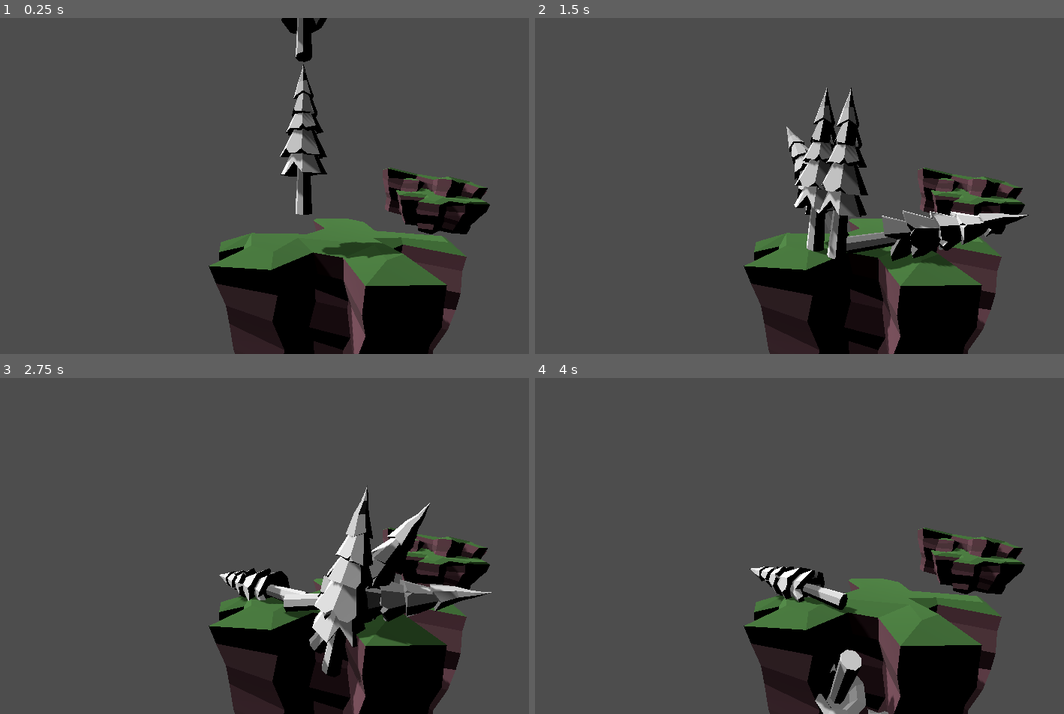
Above: before the commit, frames 1-4 (two rows, left to right).
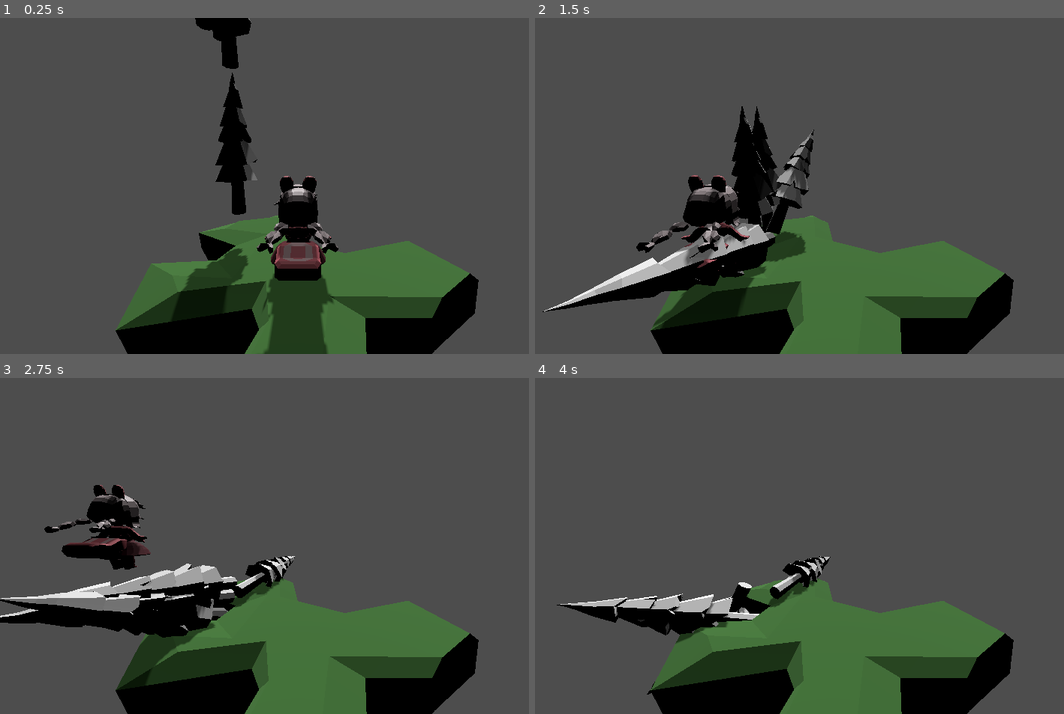
Above: after the commit, the same moments.

Repository: cjamierun/milestone
Game: Godot game, scene res://test_scene_alpha.tscn
Two runs of this game, one before a commit and one after it. Both use one fixed random seed, a clock stepped at 60 frames per second and the inputs below.
Inputs:
- Up to frame 1 (0.25 s): no input
- Up to frame 2 (1.5 s): tap Enter (ui_accept) at 0.5, 0.6, 0.77, 1.07, 1.35 s; hold Right (move_right, bound only after the commit) 0.53-1.28 s; hold Down (move_backward, bound only after the commit) from 1.28 s (still down)
- Up to frame 3 (2.75 s): tap Enter (ui_accept) at 1.52, 1.82, 2.1 s; release Down (move_backward, bound only after the commit) at 2.03 s; hold Right (move_right, bound only after the commit) from 2.03 s (still down)
- Up to frame 4 (4 s): release Right (move_right, bound only after the commit) at 2.78 s; hold Up (move_forward, bound only after the commit) 2.78-3.53 s; tap Enter (ui_accept) at 2.85, 3.02, 3.32, 3.6, 3.77 s; hold Left (move_left, bound only after the commit) from 3.53 s (still down)

The runs differ from the first frame. In frame 1, 25% of the frame differs, in the area x 21-93%, y 0-100%; in frame 2, 31%, in the area x 1-94%, y 20-100%; in frame 3, 31%; in frame 4, 23%.

Commit message:
ADD primitive player scene and move script

Diff:
--- /dev/null
+++ b/player_scene.tscn
@@ -0,0 +1,24 @@
+[gd_scene load_steps=4 format=3 uid="uid://dqlpqktnb8snb"]
+
+[ext_resource type="PackedScene" uid="uid://cjfmss3ly48i7" path="res://assets/character models/character_valerie_chibi_1.glb" id="1_8vbi2"]
+[ext_resource type="Script" path="res://scripts/player_movement.gd" id="1_bnsoc"]
+
+[sub_resource type="CapsuleShape3D" id="CapsuleShape3D_2uyp4"]
+radius = 0.8
+height = 3.4
+
+[node name="Player Test Character" type="Node3D"]
+
+[node name="CharacterBody3D" type="CharacterBody3D" parent="."]
+script = ExtResource("1_bnsoc")
+
+[node name="CollisionShape3D" type="CollisionShape3D" parent="CharacterBody3D"]
+transform = Transform3D(1, 0, 0, 0, 1, 0, 0, 0, 1, 0, 1.62139, 0)
+shape = SubResource("CapsuleShape3D_2uyp4")
+
+[node name="character_valerie_chibi_1" parent="CharacterBody3D/CollisionShape3D" instance=ExtResource("1_8vbi2")]
+transform = Transform3D(1, 0, 0, 0, 1, 0, 0, 0, 1, 0.032946, -1.62139, -0.122824)
+
+[node name="Camera3D" type="Camera3D" parent="."]
+transform = Transform3D(-1, -1.54812e-08, 8.60411e-08, 0, 0.984196, 0.177085, -8.74228e-08, 0.177085, -0.984196, 0, 4.682, -5.744)
+fov = 85.0
--- a/project.godot
+++ b/project.godot
@@ -26,3 +26,31 @@
 [filesystem]
 
 import/fbx/enabled=false
+
+[input]
+
+move_left={
+"deadzone": 0.5,
+"events": [Object(InputEventKey,"resource_local_to_scene":false,"resource_name":"","device":-1,"window_id":0,"alt_pressed":false,"shift_pressed":false,"ctrl_pressed":false,"meta_pressed":false,"pressed":false,"keycode":0,"physical_keycode":4194319,"key_label":0,"unicode":0,"echo":false,"script":null)
+]
+}
+move_right={
+"deadzone": 0.5,
+"events": [Object(InputEventKey,"resource_local_to_scene":false,"resource_name":"","device":-1,"window_id":0,"alt_pressed":false,"shift_pressed":false,"ctrl_pressed":false,"meta_pressed":false,"pressed":false,"keycode":0,"physical_keycode":4194321,"key_label":0,"unicode":0,"echo":false,"script":null)
+]
+}
+move_forward={
+"deadzone": 0.5,
+"events": [Object(InputEventKey,"resource_local_to_scene":false,"resource_name":"","device":-1,"window_id":0,"alt_pressed":false,"shift_pressed":false,"ctrl_pressed":false,"meta_pressed":false,"pressed":false,"keycode":0,"physical_keycode":4194320,"key_label":0,"unicode":0,"echo":false,"script":null)
+]
+}
+move_backward={
+"deadzone": 0.5,
+"events": [Object(InputEventKey,"resource_local_to_scene":false,"resource_name":"","device":-1,"window_id":0,"alt_pressed":false,"shift_pressed":false,"ctrl_pressed":false,"meta_pressed":false,"pressed":false,"keycode":0,"physical_keycode":4194322,"key_label":0,"unicode":0,"echo":false,"script":null)
+]
+}
+jump={
+"deadzone": 0.5,
+"events": [Object(InputEventKey,"resource_local_to_scene":false,"resource_name":"","device":-1,"window_id":0,"alt_pressed":false,"shift_pressed":false,"ctrl_pressed":false,"meta_pressed":false,"pressed":false,"keycode":0,"physical_keycode":32,"key_label":0,"unicode":32,"echo":false,"script":null)
+]
+}
--- /dev/null
+++ b/scripts/player_movement.gd
@@ -0,0 +1,31 @@
+extends CharacterBody3D
+
+
+const SPEED = 5.0
+const JUMP_VELOCITY = 4.5
+
+# Get the gravity from the project settings to be synced with RigidBody nodes.
+var gravity = ProjectSettings.get_setting("physics/3d/default_gravity")
+
+
+func _physics_process(delta):
+	# Add the gravity.
+	if not is_on_floor():
+		velocity.y -= gravity * delta
+
+	# Handle Jump.
+	if Input.is_action_just_pressed("ui_accept") and is_on_floor():
+		velocity.y = JUMP_VELOCITY
+
+	# Get the input direction and handle the movement/deceleration.
+	# As good practice, you should replace UI actions with custom gameplay actions.
+	var input_dir = Input.get_vector("move_left", "move_right", "move_forward", "move_backward")
+	var direction = (transform.basis * Vector3(input_dir.x, 0, input_dir.y)).normalized()
+	if direction:
+		velocity.x = direction.x * SPEED
+		velocity.z = direction.z * SPEED
+	else:
+		velocity.x = move_toward(velocity.x, 0, SPEED)
+		velocity.z = move_toward(velocity.z, 0, SPEED)
+
+	move_and_slide()
--- a/test_scene_alpha.tscn
+++ b/test_scene_alpha.tscn
@@ -1,8 +1,9 @@
-[gd_scene load_steps=7 format=3 uid="uid://ces0w5d41a28d"]
+[gd_scene load_steps=8 format=3 uid="uid://ces0w5d41a28d"]
 
 [ext_resource type="PackedScene" uid="uid://dhakcy2l7yc0v" path="res://assets/woodland set/woodland_cliff_1.glb" id="2_15cx1"]
 [ext_resource type="PackedScene" uid="uid://bi2pcr66jwqtj" path="res://assets/woodland set/woodland_spruce_1.gltf" id="2_pol35"]
 [ext_resource type="PackedScene" uid="uid://51wv4jydn3ha" path="res://assets/woodland set/woodland_cliff_1_cluster.glb" id="3_k8m7v"]
+[ext_resource type="PackedScene" uid="uid://dqlpqktnb8snb" path="res://player_scene.tscn" id="4_glfgp"]
 
 [sub_resource type="ConvexPolygonShape3D" id="ConvexPolygonShape3D_tb5r8"]
 points = PackedVector3Array(0.75881, 1, 0, 1, -1, 0, 0.536413, 1, -0.536609, 0.536413, 1, 0.536413, 0.70693, -1, 0.7069 …(206 unchanged characters)…
@@ -19,10 +20,6 @@
 shadow_enabled = true
 shadow_opacity = 0.74
 shadow_blur = 2.0
-
-[node name="Camera3D" type="Camera3D" parent="."]
-transform = Transform3D(-0.109658, 0.0117106, 0.9939, 0.00128425, 0.999932, -0.01164, -0.993969, 1.15441e-10, -0.109665, 8.8842, 5.83256, -0.810401)
-fov = 76.9629
 
 [node name="Collideable tree" type="RigidBody3D" parent="."]
 transform = Transform3D(1, 0, 0, 0, 1, 0, 0, 0, 1, 0, 5.08458, 0)
@@ -78,6 +75,9 @@
 [node name="woodland_cliff_1_cluster" parent="." instance=ExtResource("3_k8m7v")]
 transform = Transform3D(0.792311, 0, 0.610118, 0, 1, 0, -0.610118, 0, 0.792311, -57.4415, 1.41212, -2.33224)
 
+[node name="Player Test Character" parent="." instance=ExtResource("4_glfgp")]
+transform = Transform3D(1, 0, 0, 0, 1, 0, 0, 0, 1, -3, 3, -3)
+
 [editable path="Collideable tree/woodland_spruce_1"]
 [editable path="Collideable tree2/woodland_spruce_1"]
 [editable path="Collideable tree3/woodland_spruce_1"]
Binary file added: assets/character models/character_valerie_chibi_1.glb
Not shown, added: assets/character models/character_valerie_chibi_1.glb.import
